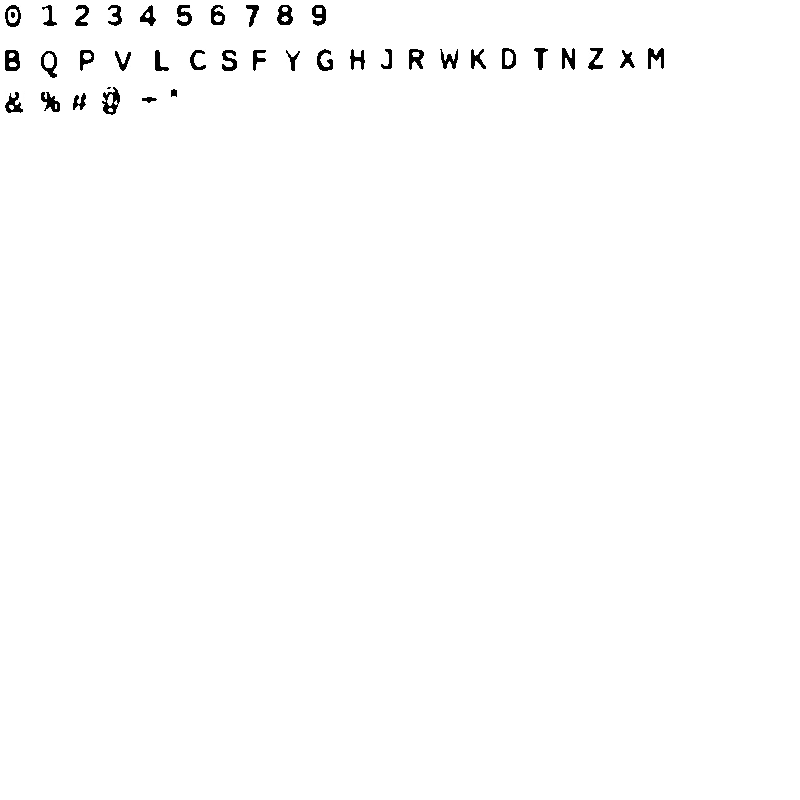
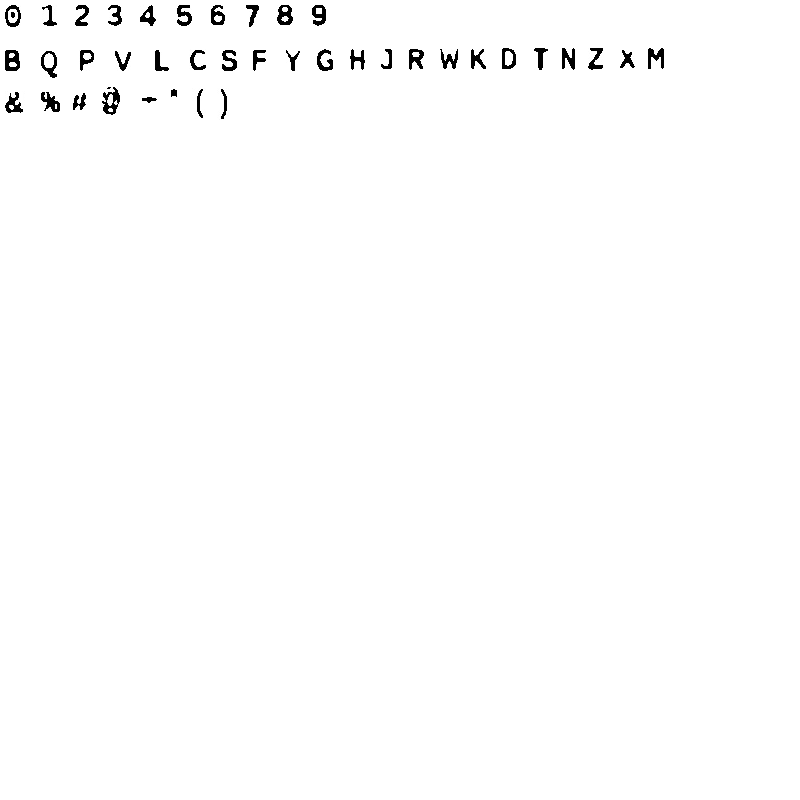
Layers edited between the first and the second 800×800 image:
painted on "Background" over (192, 88, 229, 120)
